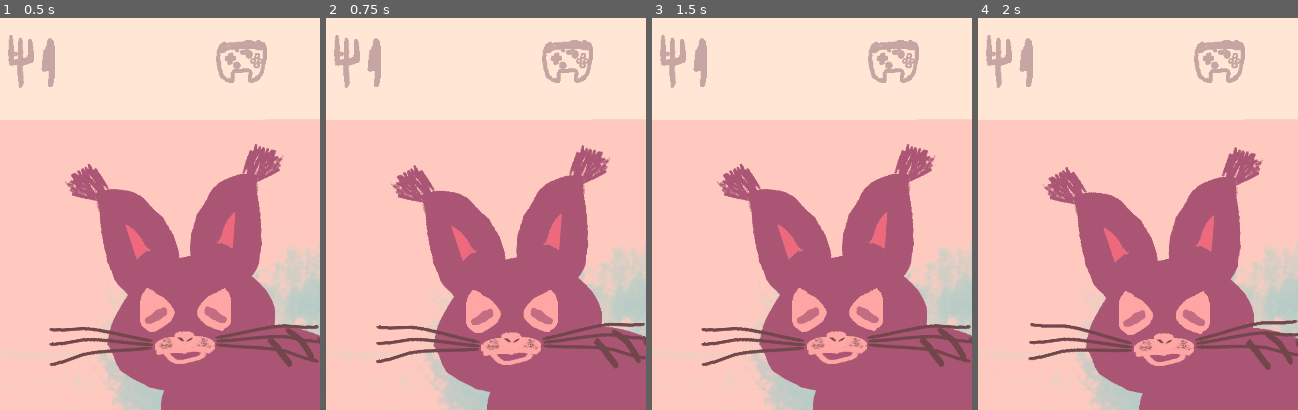
Above: before the commit, frames 1-4 (left to right).
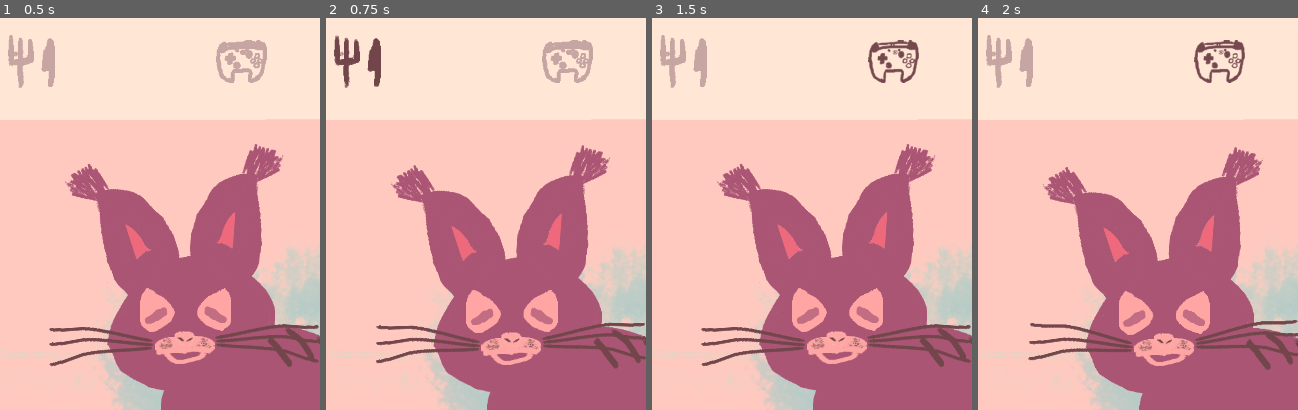
Above: after the commit, the same moments.

Repository: oneseedfruit/Nyaagotchi
Game: Godot game, scene res://Game.tscn
Same seed, same stepped clock (60 frames per second), same inputs: the game is played once before the commit and once after it.
Inputs (mouse positions are % of the whole screen's width and height, from its top left):
- Up to frame 1 (0.5 s): no input
- Up to frame 2 (0.75 s): click (18, 89) at 0.52 s
- Up to frame 3 (1.5 s): click (18, 89) at 1.27 s
- Up to frame 4 (2 s): no input
The pictures show only the part of the screen within x 11-61%, y 0-50%; the shares and areas given below are measured in that part.

Frame 1 is identical in both runs. In frame 2, 0.8% of the frame differs, in the area x 2-18%, y 4-18%; in frame 3, 0.8%; in frame 4, 0.8%.

Commit message:
Cycle through icons

Diff:
--- /dev/null
+++ b/source/Game.gd
@@ -0,0 +1 @@
+extends Node2D
--- a/source/Game.tscn
+++ b/source/Game.tscn
@@ -13,8 +13,11 @@
 [ext_resource path="res://UI/IconsEnabled/IconDuck.PNG" type="Texture" id=11]
 [ext_resource path="res://UI/IconsEnabled/IconToilet.PNG" type="Texture" id=12]
 [ext_resource path="res://UI/IconsEnabled/IconSpray.PNG" type="Texture" id=13]
+[ext_resource path="res://Game.gd" type="Script" id=14]
+[ext_resource path="res://MenuControl.gd" type="Script" id=15]
 
 [node name="Game" type="Node2D"]
+script = ExtResource( 14 )
 
 [node name="Background" type="Sprite" parent="."]
 z_index = -4096
@@ -47,6 +50,9 @@
 __meta__ = {
 "_edit_lock_": true
 }
+
+[node name="MenuControl" type="Node2D" parent="."]
+script = ExtResource( 15 )
 
 [node name="UI" type="CanvasLayer" parent="."]
 
@@ -145,7 +151,7 @@
 "_edit_use_anchors_": false
 }
 
-[node name="Button1" type="TextureButton" parent="UI"]
+[node name="ButtonSelect" type="TextureButton" parent="UI"]
 anchor_top = 1.0
 anchor_bottom = 1.0
 margin_left = 48.0
@@ -161,7 +167,7 @@
 "_edit_use_anchors_": false
 }
 
-[node name="Button2" type="TextureButton" parent="UI"]
+[node name="ButtonExecute" type="TextureButton" parent="UI"]
 anchor_left = 0.5
 anchor_top = 1.0
 anchor_right = 0.5
@@ -177,7 +183,7 @@
 "_edit_use_anchors_": false
 }
 
-[node name="Button3" type="TextureButton" parent="UI"]
+[node name="ButtonCancel" type="TextureButton" parent="UI"]
 anchor_left = 1.0
 anchor_top = 1.0
 anchor_right = 1.0
@@ -193,3 +199,6 @@
 __meta__ = {
 "_edit_use_anchors_": false
 }
+[connection signal="pressed" from="UI/ButtonSelect" to="MenuControl" method="_on_ButtonSelect_pressed"]
+[connection signal="pressed" from="UI/ButtonExecute" to="MenuControl" method="_on_ButtonExecute_pressed"]
+[connection signal="pressed" from="UI/ButtonCancel" to="MenuControl" method="_on_ButtonCancel_pressed"]
--- /dev/null
+++ b/source/MenuControl.gd
@@ -0,0 +1,92 @@
+extends Node2D
+
+var selected = -1
+
+var IconEatSelected = preload("res://UI/Icons/IconEat.PNG")
+var IconPlaySelected = preload("res://UI/Icons/IconPlay.PNG")
+var IconNeedleSelected = preload("res://UI/Icons/IconNeedle.PNG")
+var IconDuckSelected = preload("res://UI/Icons/IconDuck.PNG")
+var IconToiletSelected = preload("res://UI/Icons/IconToilet.PNG")
+var IconSpraySelected = preload("res://UI/Icons/IconSpray.PNG")
+
+var IconEatEnabled = preload("res://UI/IconsEnabled/IconEat.PNG")
+var IconPlayEnabled = preload("res://UI/IconsEnabled/IconPlay.PNG")
+var IconNeedleEnabled = preload("res://UI/IconsEnabled/IconNeedle.PNG")
+var IconDuckEnabled = preload("res://UI/IconsEnabled/IconDuck.PNG")
+var IconToiletEnabled = preload("res://UI/IconsEnabled/IconToilet.PNG")
+var IconSprayEnabled = preload("res://UI/IconsEnabled/IconSpray.PNG")
+
+var IconEatDisabled = preload("res://UI/IconsDisabled/IconEat.PNG")
+var IconPlayDisabled = preload("res://UI/IconsDisabled/IconPlay.PNG")
+var IconNeedleDisabled = preload("res://UI/IconsDisabled/IconNeedle.PNG")
+var IconDuckDisabled = preload("res://UI/IconsDisabled/IconDuck.PNG")
+var IconToiletDisabled = preload("res://UI/IconsDisabled/IconToilet.PNG")
+var IconSprayDisabled = preload("res://UI/IconsDisabled/IconSpray.PNG")
+
+onready var IconEat = get_parent().get_node("UI/Icons/IconEat")
+onready var IconPlay = get_parent().get_node("UI/Icons/IconPlay")
+onready var IconNeedle = get_parent().get_node("UI/Icons/IconNeedle")
+onready var IconDuck = get_parent().get_node("UI/Icons/IconDuck")
+onready var IconToilet = get_parent().get_node("UI/Icons/IconToilet")
+onready var IconSpray = get_parent().get_node("UI/Icons/IconSpray")
+
+var icons
+var iconsSelectedTexture
+var iconsEnabledTexture
+var iconsDisabledTexture
+
+func _ready():
+	icons = [
+		IconEat,
+		IconPlay,
+		IconNeedle,
+		IconDuck,
+		IconToilet,
+		IconSpray
+		]
+	iconsSelectedTexture = [
+		IconEatSelected,
+		IconPlaySelected,
+		IconNeedleSelected,
+		IconDuckSelected,
+		IconToiletSelected,
+		IconSpraySelected
+	]
+	iconsEnabledTexture = [
+		IconEatEnabled,
+		IconPlayEnabled,
+		IconNeedleEnabled,
+		IconDuckEnabled,
+		IconToiletEnabled,
+		IconSprayEnabled
+	]
+	iconsDisabledTexture = [
+		IconEatDisabled,
+		IconPlayDisabled,
+		IconNeedleDisabled,
+		IconDuckDisabled,
+		IconToiletDisabled,
+		IconSprayDisabled
+	]
+
+
+func _on_ButtonSelect_pressed():
+	selected += 1
+	selected %= 6
+
+	for i in range(0, icons.size()):
+		if icons[i] == icons[selected]:
+			icons[i].texture = iconsSelectedTexture[i]
+		else:
+			icons[i].texture = iconsEnabledTexture[i]
+
+
+func _on_ButtonCancel_pressed():
+	selected = -1
+
+	for i in range(0, icons.size()):
+		icons[i].texture = iconsEnabledTexture[i]
+
+
+func _on_ButtonExecute_pressed():
+	pass # Replace with function body.
Not shown: 1 places in source/Game.tscn that only renumber resources
